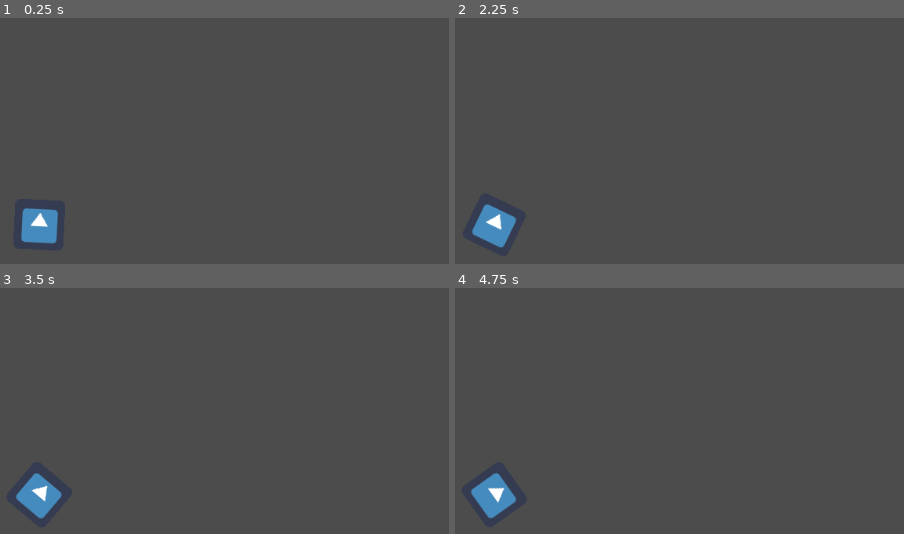
Above: before the commit, frames 1-4 (two rows, left to right).
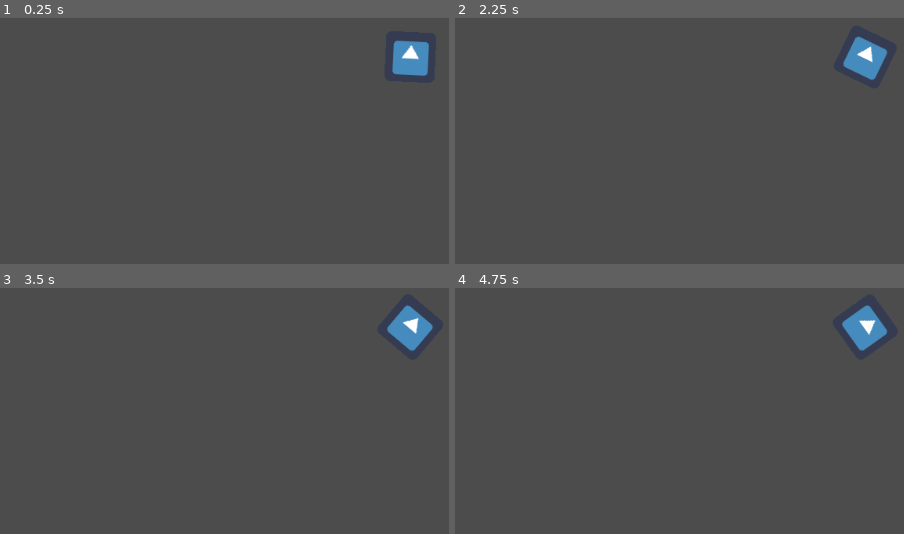
Above: after the commit, the same moments.

Repository: jordibcic/Joc-Compartit-2023
Game: Godot game, scene res://Joc.tscn
Two runs of this game, one before a commit and one after it. Both use one fixed random seed, a clock stepped at 60 frames per second and the inputs below. The project has no main scene, so this scene is started directly. The engine's default icon, where the game draws it, is replaced by a stand-in: a white triangle on a blue panel in a dark square.
Inputs:
- Up to frame 1 (0.25 s): no input
- Up to frame 2 (2.25 s): tap Enter at 0.5, 2 s; tap Space at 1.25 s
- Up to frame 3 (3.5 s): tap Space at 2.75 s
- Up to frame 4 (4.75 s): tap Enter at 3.5 s; tap Space at 4.25 s

The runs differ from the first frame. In frame 1, 2.2% of the frame differs, in the area x 4-96%, y 8-92%; in frame 2, 2.2%; in frame 3, 2.2%; in frame 4, 2.2%.

Commit message:
Moure posició del personatge
he mogut el personatge

Diff:
--- a/Joc.tscn
+++ b/Joc.tscn
@@ -6,6 +6,6 @@
 [node name="Joc" type="Node2D"]
 
 [node name="Icon" type="Sprite" parent="."]
-position = Vector2( 497, 265 )
+position = Vector2( 972, 50 )
 texture = ExtResource( 1 )
 script = ExtResource( 2 )
